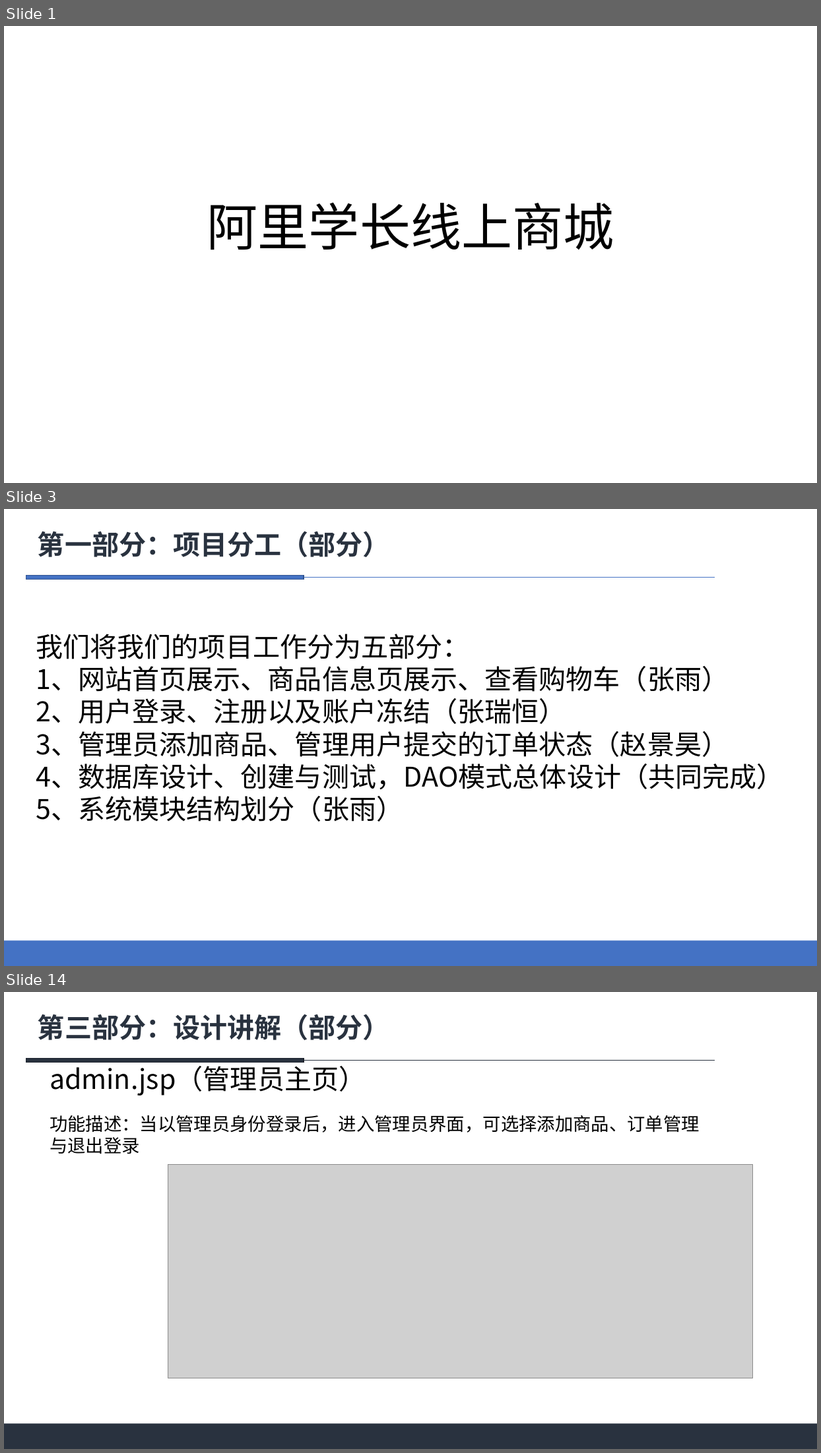
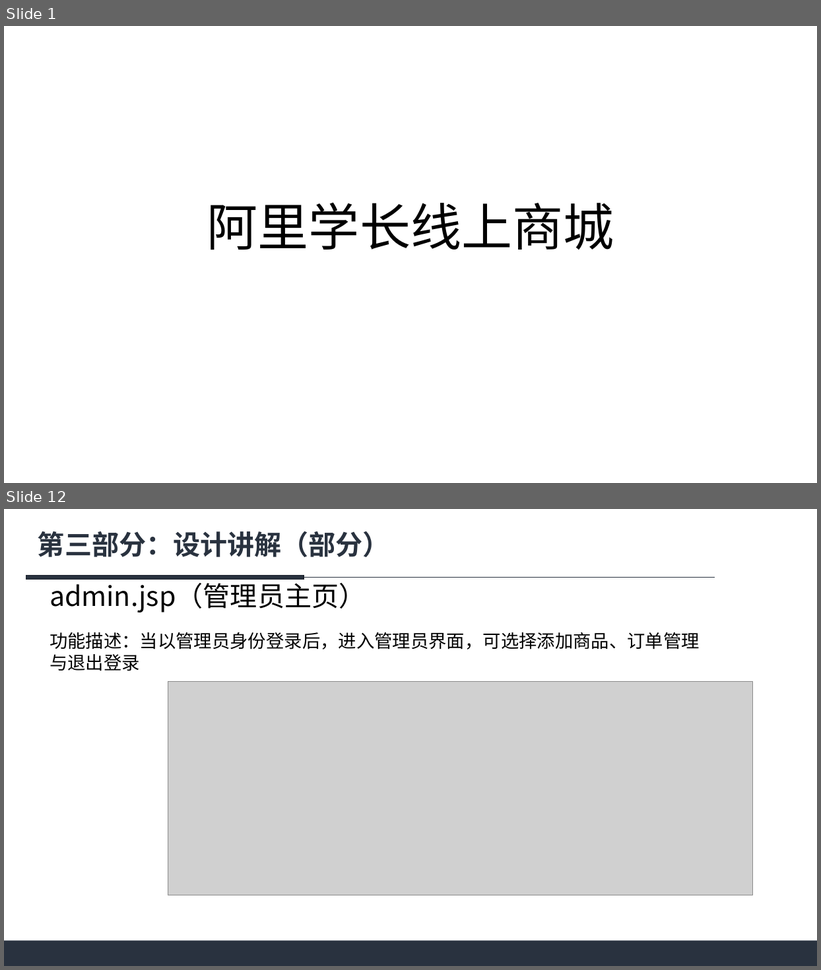
Before and after one commit to zhyu0121/-, a slide deck: 阿里学长线上商城.pptx. Shown one above the other, each under a label of ours: slides 1, 3 and 14 before the commit, slides 1 and 12 after it; the slides between them are not shown. The pictures are 821x1453 and 821x970 pixels, drawn with LibreOffice and Linux fonts; fonts in the diff are those of the drawing; grey boxes stand for pictures. Boxes give left, top, right and bottom in pixels: in the first picture for what was removed or moved away, otherwise in the second. Text is boxed around its words. In the diff, an @@ line names an element or a change of style, - is before the commit and + after.

```diff
--- a/阿里学长线上商城.pptx
+++ b/阿里学长线上商城.pptx
@@ slide 3 removed at bbox=[4, 509, 817, 966], background #FFFFFF @@
@@ text removed at bbox=[38, 531, 390, 557] @@
-第一部分：项目分工（部分）
@@ line removed from (715, 578) to (26, 578) @@
@@ rectangle removed at bbox=[26, 576, 304, 580] @@
@@ text removed at bbox=[36, 634, 783, 822] @@
-我们将我们的项目工作分为五部分：
-1、网站首页展示、商品信息页展示、查看购物车（张雨）
-2、用户登录、注册以及账户冻结（张瑞恒）
-3、管理员添加商品、管理用户提交的订单状态（赵景昊）
-4、数据库设计、创建与测试，DAO模式总体设计（共同完成）
-5、系统模块结构划分（张雨）
@@ rectangle removed at bbox=[4, 941, 817, 966] @@
@@ what was slide 14 is now slide 12 @@
```
Also in this commit, not shown: 12 slides changed, 1 other slide removed.
